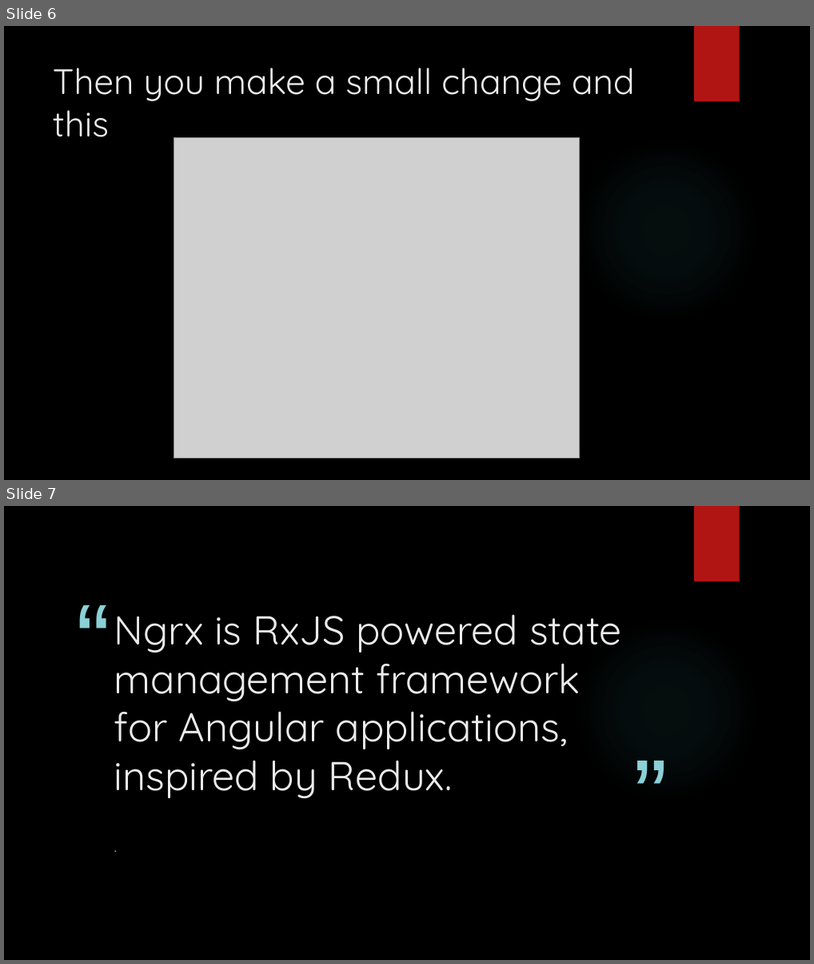
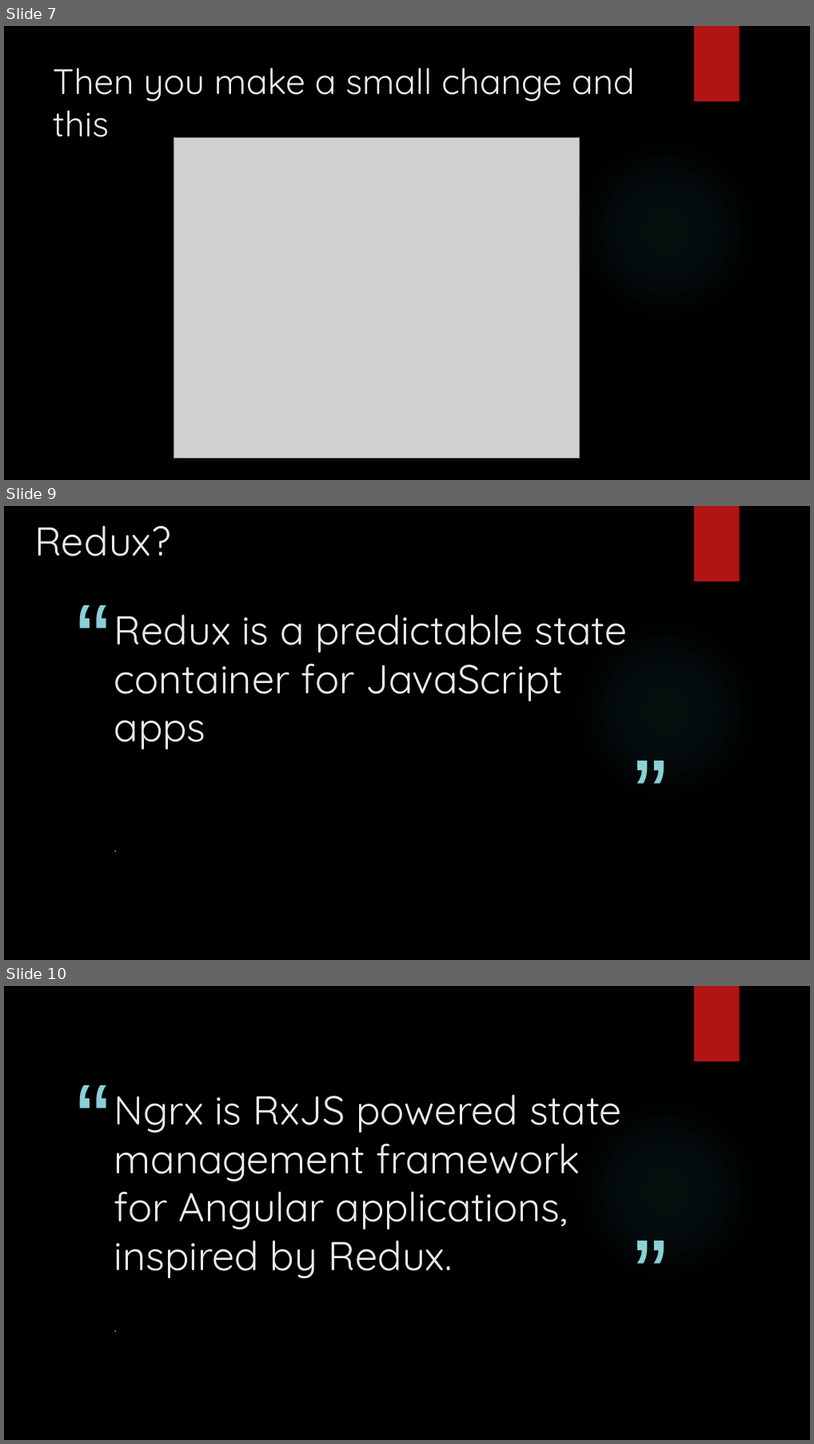
Before and after one commit to hipervee/learnRx, a slide deck: slidesAndImages/Introduction.pptx. Shown one above the other, each under a label of ours: slides 6 and 7 before the commit, slides 7, 9 and 10 after it; the slides between them are not shown. The pictures are 814x964 and 814x1444 pixels, drawn with LibreOffice and Linux fonts; fonts in the diff are those of the drawing; grey boxes stand for pictures; background and template pictures are left out. Boxes give left, top, right and bottom in pixels: in the first picture for what was removed or moved away, otherwise in the second. Text is boxed around its words. In the diff, an @@ line names an element or a change of style, - is before the commit and + after.

```diff
--- a/slidesAndImages/Introduction.pptx
+++ b/slidesAndImages/Introduction.pptx
@@ slide 9 added at bbox=[4, 506, 810, 960], background picture (left out); not listed: 4 template elements that a slide beside it also shows @@
@@ text added at bbox=[34, 525, 170, 556], 48 pt, text #EBEBEB @@
+Redux?
@@ title added at bbox=[114, 614, 628, 749], 48 pt, text #EBEBEB @@
+Redux is a predictable state container for JavaScript apps
@@ text added at bbox=[108, 834, 638, 904], 18 pt, text #8AD0D6 @@
+.
@@ what was slide 6 is now slide 7 @@
@@ what was slide 7 is now slide 10 @@
```
Also in this commit, not shown: 2 slides changed, 5 other slides added.
